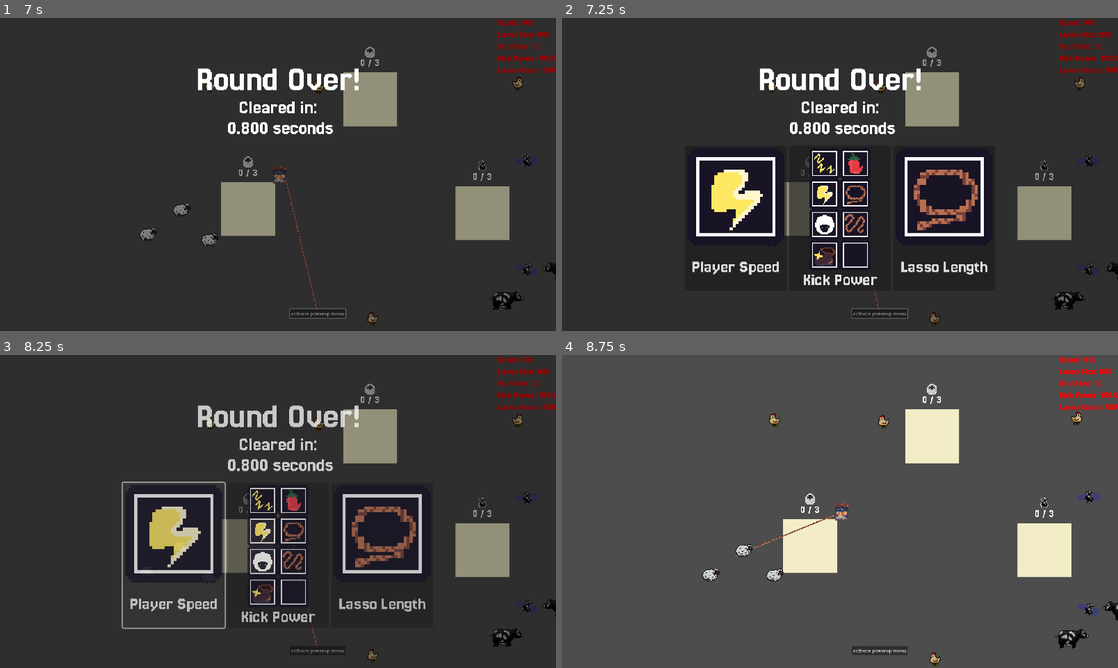
Above: before the commit, frames 1-4 (two rows, left to right).
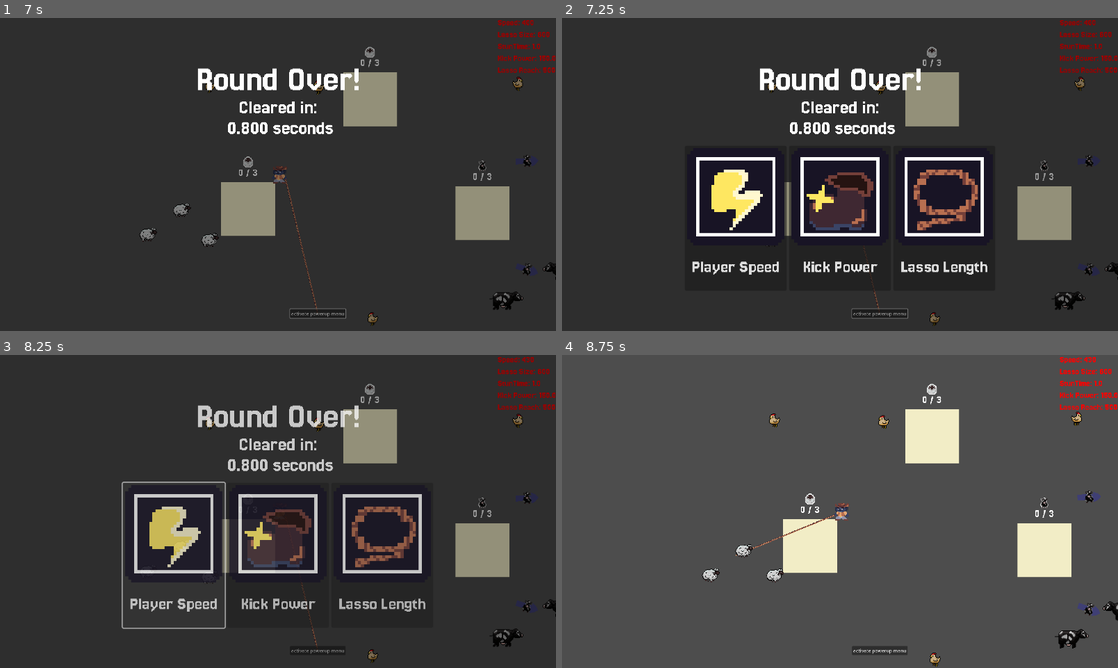
Above: after the commit, the same moments.

Repository: kinghos/GMTK-Game-Jam-2025
Game: Godot game, scene res://scenes/levels/test_level.tscn
Two runs of this game, one before a commit and one after it. Both use one fixed random seed, a clock stepped at 60 frames per second and the inputs below. This scene is started directly instead of the project's main scene.
Inputs (mouse positions are in pixels of both pictures, inside the frame that each line leads up to):
- Up to frame 1 (7 s): move the mouse to (400, 158) at 0.52 s; hold Right (Right) 0.53-1.28 s; hold Space (Kick) 0.53-1.28 s; click (400, 158) at 0.67 s; move the mouse to (166, 190) at 1.27 s; hold S (Down) 1.28-2.03 s; tap Space (Kick) at 1.35, 2.85 s; move the mouse to (333, 105) at 2.02 s; hold Right (Right) 2.03-2.78 s; hold Space (Kick) 2.03-2.78 s; move the mouse to (250, 237) at 2.77 s; hold Up (Up) 2.78-3.53 s; click (250, 237) at 2.92 s; move the mouse to (444, 221) at 3.52 s; hold Left (Left) 3.53-4.25 s; hold Space (Kick) 3.53-4.25 s; click "activate powerup menu" at 4.25 s; move the mouse to (111, 127) at 5.02 s; hold Left (Left) 5.03-5.78 s; move the mouse to (305, 174) at 5.77 s; hold S (Down) 5.78-6.53 s; click (305, 174) at 5.92 s; move the mouse to (194, 96) at 6.52 s; hold Right (Right) from 6.53 s (still down)
- Up to frame 2 (7.25 s): keep holding Right (Right)
- Up to frame 3 (8.25 s): move the mouse to (400, 495) at 7.27 s; release Right (Right) at 7.28 s; hold Up (Up) 7.28-8 s; click "Player Speed" at 8 s
- Up to frame 4 (8.75 s): no input

Frame 1 is identical in both runs. In frame 2, 3.4% of the frame differs, in the area x 41-58%, y 42-86%; in frame 3, 3.3%; in frame 4, nothing differs.

Commit message:
Big refactor

Diff:
--- a/globals/globals.gd
+++ b/globals/globals.gd
@@ -25,7 +25,7 @@
 	"Cow": 0.8,
 	"Sheep": 1
 }
-var time_left_on_timer: float
+var time_elapsed: float
 var prevent_pause: bool = false
 
 func _ready():
--- a/scenes/animals/animal.gd
+++ b/scenes/animals/animal.gd
@@ -25,7 +25,7 @@
 	_on_random_movement_timer_timeout()
 	random_movement_timer.start()
 
-func _physics_process(delta: float) -> void:
+func _physics_process(_delta: float) -> void:
 	if being_stunned or being_kicked:
 		return
 	if velocity.x < 0:
--- a/scenes/animals/offscreen_pointer.gd
+++ b/scenes/animals/offscreen_pointer.gd
@@ -5,7 +5,7 @@
 func _ready():
 	hide()
 
-func _process(delta: float) -> void:
+func _process(_delta: float) -> void:
 	var target_global_position: Vector2 = get_parent().global_position
 
 	var camera: Camera2D = get_viewport().get_camera_2d()
--- a/scenes/camera_2d.gd
+++ b/scenes/camera_2d.gd
@@ -2,7 +2,6 @@
 
 func _ready() -> void:
 	for bound: Marker2D in get_tree().get_nodes_in_group("CameraBounds"):
-		var pos: float
 		match bound.bound_type:
 			"top":
 				limit_top = bound.global_position.y
--- a/scenes/lasso.gd
+++ b/scenes/lasso.gd
@@ -18,7 +18,7 @@
 func _ready():
 	Globals.lasso = self
 
-func _process(delta):
+func _process(_delta):
 	if is_drawing:
 		# Handle the drawing of the main lasso
 		var pos = get_global_mouse_position()
--- a/scenes/level.gd
+++ b/scenes/level.gd
@@ -13,8 +13,8 @@
 func _on_button_pressed() -> void:
 	game_ui.trigger_powerups_menu()
 
-func _process(delta: float) -> void:
-	Globals.time_left_on_timer = game_timer.wait_time - game_timer.time_left
+func _process(_delta: float) -> void:
+	Globals.time_elapsed = game_timer.wait_time - game_timer.time_left
 	for pen: Pen in get_tree().get_nodes_in_group("Pens"):
 		if !pen.is_full():
 			return
--- a/scenes/levels/base_level.tscn
+++ b/scenes/levels/base_level.tscn
@@ -2,7 +2,7 @@
 
 [ext_resource type="Script" uid="uid://bmvevy34gpj8u" path="res://scenes/level.gd" id="1_earhg"]
 [ext_resource type="Texture2D" uid="uid://d2brulbka1pa" path="res://assets/graphics/sprites/tileset.png" id="2_3rriw"]
-[ext_resource type="PackedScene" uid="uid://byg6xjjjpdp1o" path="res://scenes/ui/game_ui.tscn" id="3_fal5o"]
+[ext_resource type="PackedScene" uid="uid://byg6xjjjpdp1o" path="res://scenes/ui/overlay.tscn" id="3_fal5o"]
 [ext_resource type="PackedScene" uid="uid://bf3xuac4xxpsw" path="res://scenes/camera_bound.tscn" id="3_h4ce7"]
 [ext_resource type="PackedScene" uid="uid://c2d3oaak7o717" path="res://scenes/ui/pause_menu.tscn" id="4_b0lsh"]
 [ext_resource type="PackedScene" uid="uid://bf5tbh3arhyid" path="res://scenes/Player.tscn" id="5_3rj88"]
--- a/scenes/pen.gd
+++ b/scenes/pen.gd
@@ -23,7 +23,7 @@
 func is_full() -> bool:
 	return len(animals_in_pen_enclosure) >= max_animals
 
-func _process(delta: float) -> void:
+func _process(_delta: float) -> void:
 	animals_count_label.text = str(len(animals_in_pen_enclosure)) + " / " + str(max_animals)
 
 func _on_instant_kick_area_body_entered(body: Node2D) -> void:
--- a/scenes/player.gd
+++ b/scenes/player.gd
@@ -23,7 +23,7 @@
 		else:
 			lasso_start.position = Vector2(-22, 16)
 
-func _physics_process(delta: float) -> void:
+func _physics_process(_delta: float) -> void:
 	var direction = Input.get_vector("Left", "Right", "Up", "Down")
 	if direction.x < 0:
 		animated_sprite_2d.flip_h = true
--- a/scenes/ui/game_ui.gd
+++ b/scenes/ui/overlay.gd
@@ -21,7 +21,7 @@
 	animation_player.play("Slide")
 	randomise_powerup_options()
 	get_tree().paused = true
-	time_left.text = "Cleared in:\n%6.3f seconds" % Globals.time_left_on_timer
+	time_left.text = "Cleared in:\n%6.3f seconds" % Globals.time_elapsed
 
 func close_powerups_menu():
 	animation_player.play("Slide_out")
--- a/scenes/ui/game_ui.tscn
+++ b/scenes/ui/overlay.tscn
@@ -1,8 +1,8 @@
 [gd_scene load_steps=8 format=3 uid="uid://byg6xjjjpdp1o"]
 
-[ext_resource type="Script" uid="uid://fwjf42gvfgrd" path="res://scenes/ui/game_ui.gd" id="1_gwk6t"]
-[ext_resource type="Theme" uid="uid://cqid6eqdw6f54" path="res://scenes/ui/ui.tres" id="2_xjfbv"]
-[ext_resource type="Texture2D" uid="uid://du50sjms5y6q4" path="res://assets/graphics/sprites/cow_icon.png" id="3_bma8u"]
+[ext_resource type="Script" uid="uid://fwjf42gvfgrd" path="res://scenes/ui/overlay.gd" id="1_btfje"]
+[ext_resource type="Theme" uid="uid://cqid6eqdw6f54" path="res://scenes/ui/ui.tres" id="2_gdab8"]
+[ext_resource type="Texture2D" uid="uid://du50sjms5y6q4" path="res://assets/graphics/sprites/cow_icon.png" id="3_qvqcw"]
 
 [sub_resource type="Animation" id="Animation_gwk6t"]
 length = 0.001
@@ -287,9 +287,9 @@
 &"Slide_out": SubResource("Animation_bma8u")
 }
 
-[node name="GameUI" type="CanvasLayer"]
+[node name="Overlay" type="CanvasLayer"]
 process_mode = 3
-script = ExtResource("1_gwk6t")
+script = ExtResource("1_btfje")
 
 [node name="DebugValues" type="VBoxContainer" parent="."]
 anchors_preset = 1
Binary file changed: assets/graphics/sprites/powerups/kick_power.png
Renamed: scenes/ui/game_ui.gd.uid -> scenes/ui/overlay.gd.uid
Not shown: 6 places in scenes/ui/overlay.tscn that only renumber resources
